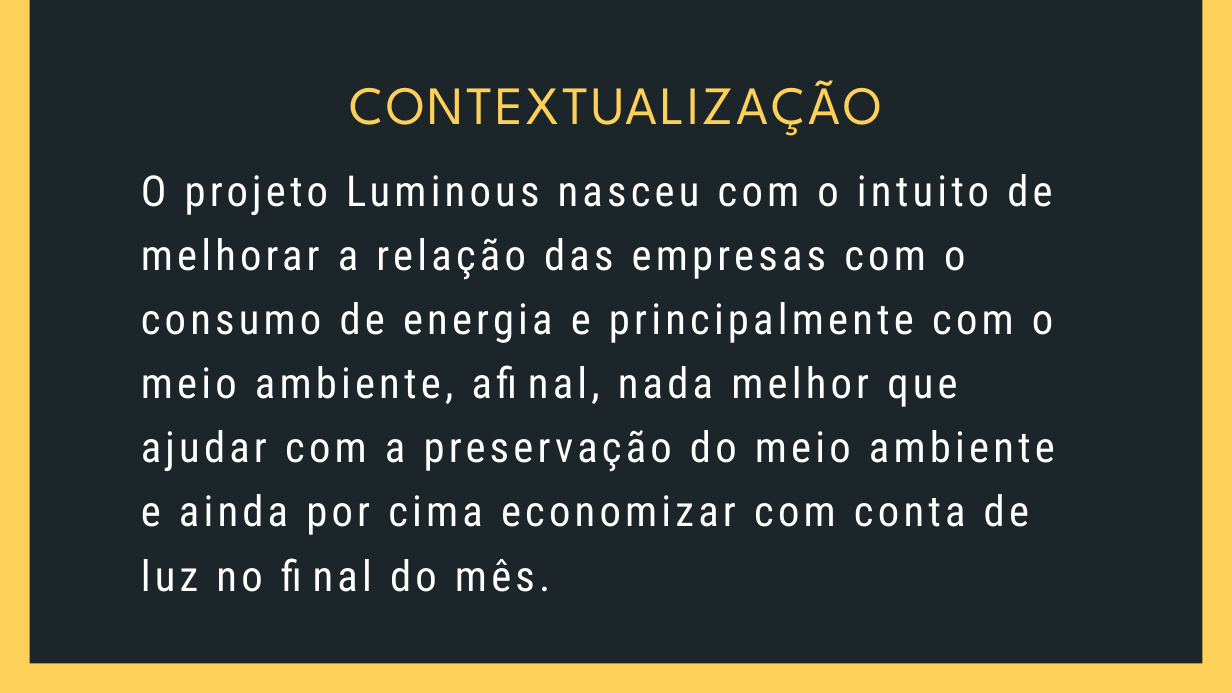
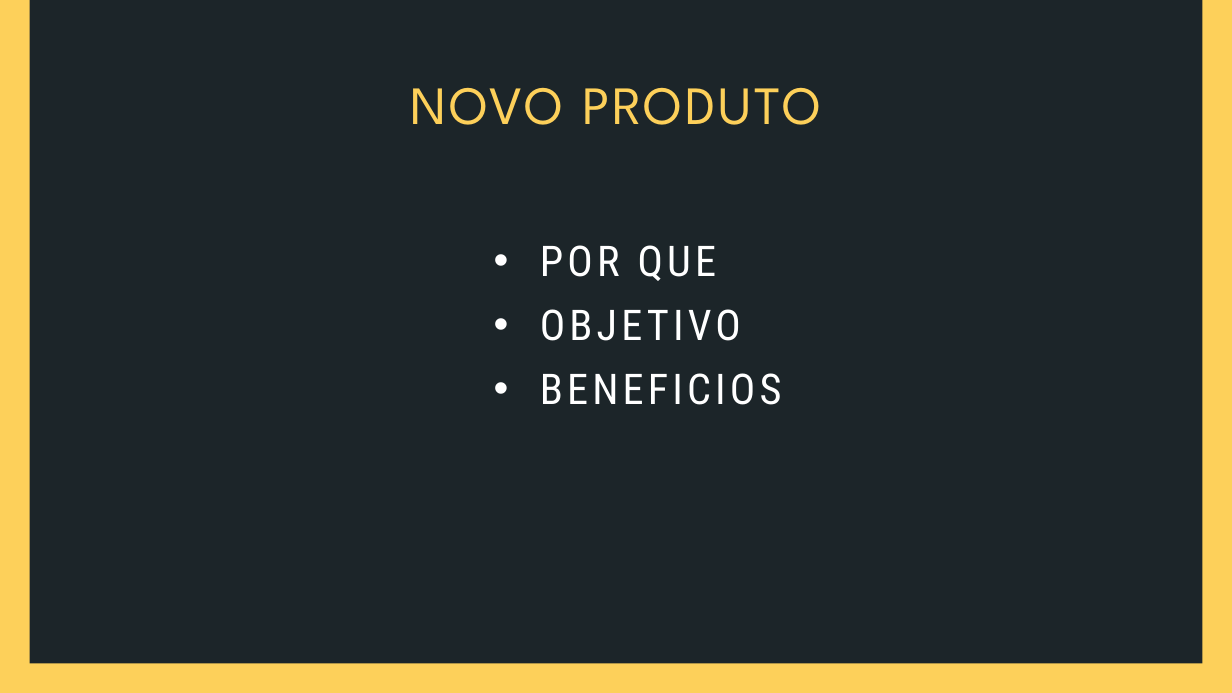
Before and after one commit to Luiza-Bezerra/grupo-02-ccoa-20201, a slide deck: slide 4 of projeto/Documentos/Apresentação Sprint1.pptx. Drawn at 1232x693 pixels with LibreOffice and Linux fonts; fonts in the diff are those of the drawing. Boxes give left, top, right and bottom in pixels: in the first picture for what was removed or moved away, otherwise in the second. Text is boxed around its words. In the diff, an @@ line names an element or a change of style, - is before the commit and + after.

```diff
--- a/projeto/Documentos/Apresentação Sprint1.pptx
+++ b/projeto/Documentos/Apresentação Sprint1.pptx
@@ text at (x1=410, y1=88, x2=821, y2=125): text changed @@
-CONTEXTUALIZAÇÃO
+NOVO PRODUTO
@@ text at (x1=540, y1=245, x2=782, y2=405): text changed; size 49.9 to 49.5 pt @@
-O projeto Luminous nasceu com o intuito de melhorar a relação das empresas com o consumo de energia e principalmente com o meio ambiente, afinal, nada melhor que ajudar com a preservação do meio ambiente e ainda por cima economizar com conta de luz no final do mês.
+• POR QUE
+• OBJETIVO
+• BENEFICIOS
```
Also in this commit, not shown: 3 other slides changed.
